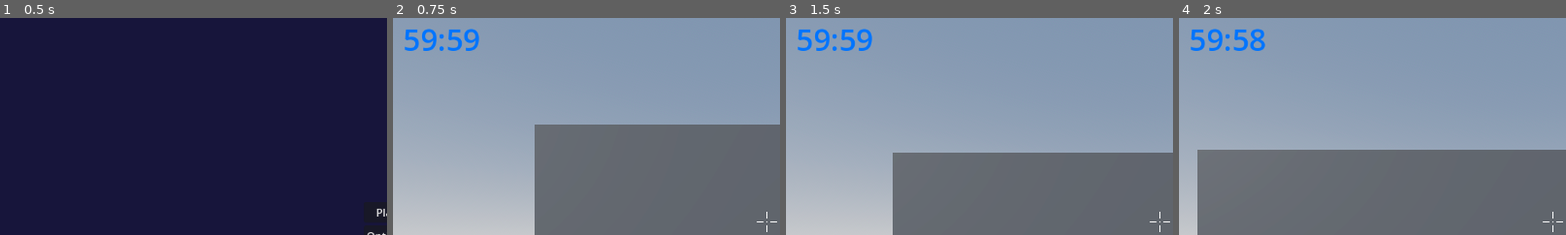
Above: before the commit, frames 1-4 (left to right).
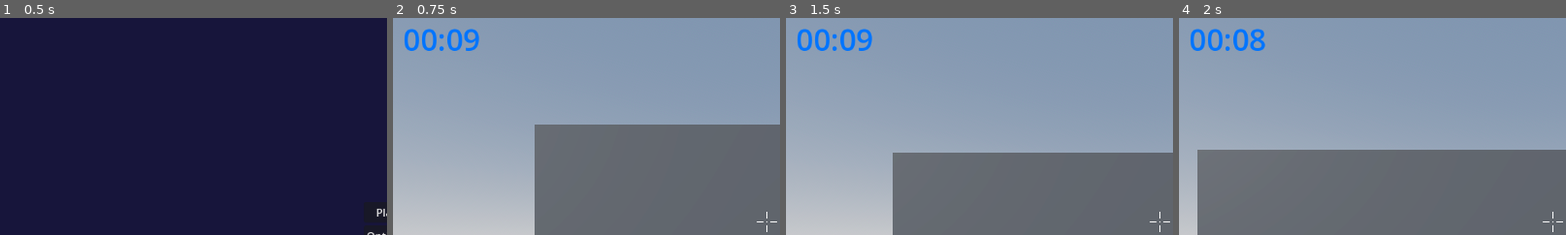
Above: after the commit, the same moments.

Repository: moriartyjk/nova_horizons
Game: Godot game, scene res://scenes/menus/main_menu.tscn
Two runs of this game, one before a commit and one after it. Both use one fixed random seed, a clock stepped at 60 frames per second and the inputs below.
Inputs (mouse positions are % of the whole screen's width and height, from its top left):
- Up to frame 1 (0.5 s): no input
- Up to frame 2 (0.75 s): click "Play" at 0.5 s
- Up to frame 3 (1.5 s): tap Enter (ui_accept) at 1.25 s; move the mouse to (72, 45) at 1.27 s; hold D (move_right) from 1.28 s (still down); click (72, 45) at 1.42 s
- Up to frame 4 (2 s): keep holding D (move_right); tap Enter (ui_accept) at 1.52 s
The pictures show only the part of the screen within x 0-50%, y 0-50%; the shares and areas given below are measured in that part.

Frame 1 is identical in both runs. In frame 2, 0.5% of the frame differs, in the area x 3-19%, y 4-16%; in frame 3, 0.5%; in frame 4, 0.5%.

Commit message:
on timeout, reload current scene == which is the game scene

Diff:
--- a/scenes/game.tscn
+++ b/scenes/game.tscn
@@ -31,4 +31,3 @@
 [node name="RoboDrone" parent="." instance=ExtResource("2_cje2b")]
 
 [node name="Timer" parent="." instance=ExtResource("3_ou05k")]
-mouse_filter = 2
--- a/scenes/ui_elements/timer.tscn
+++ b/scenes/ui_elements/timer.tscn
@@ -1,6 +1,7 @@
-[gd_scene load_steps=2 format=3 uid="uid://d1m18lh8uhi7k"]
+[gd_scene load_steps=3 format=3 uid="uid://d1m18lh8uhi7k"]
 
 [ext_resource type="Script" path="res://scripts/countdown.gd" id="1_oc4hp"]
+[ext_resource type="Script" path="res://scripts/timer_restart.gd" id="2_8qb7n"]
 
 [node name="Timer" type="Control"]
 layout_mode = 3
@@ -22,5 +23,8 @@
 script = ExtResource("1_oc4hp")
 
 [node name="Countdown" type="Timer" parent="CountdownText"]
-wait_time = 3600.0
+wait_time = 10.0
 autostart = true
+script = ExtResource("2_8qb7n")
+
+[connection signal="timeout" from="CountdownText/Countdown" to="CountdownText" method="_on_countdown_timeout"]
--- a/scripts/countdown.gd
+++ b/scripts/countdown.gd
@@ -1,7 +1,6 @@
 extends Label
 
 @onready var countdown: Timer = $Countdown
-
 
 func _process(_delta : float) -> void:
 	text = _format_seconds(countdown.time_left, false)
@@ -16,3 +15,8 @@
 	var milliseconds := fmod(time, 1) * 100
 
 	return "%02d:%02d:%02d" % [minutes, seconds, milliseconds]
+
+
+func _on_countdown_timeout() -> void:
+	get_tree().reload_current_scene()
+	#pass # Replace with function body.
